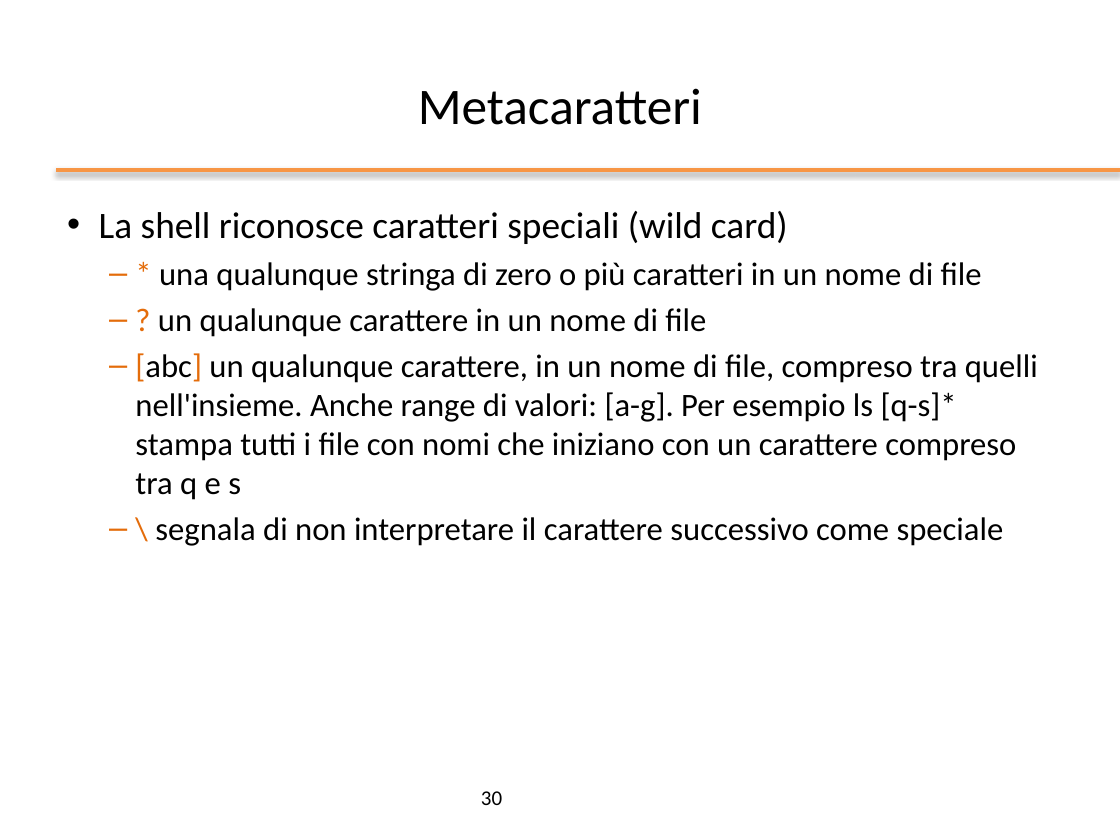
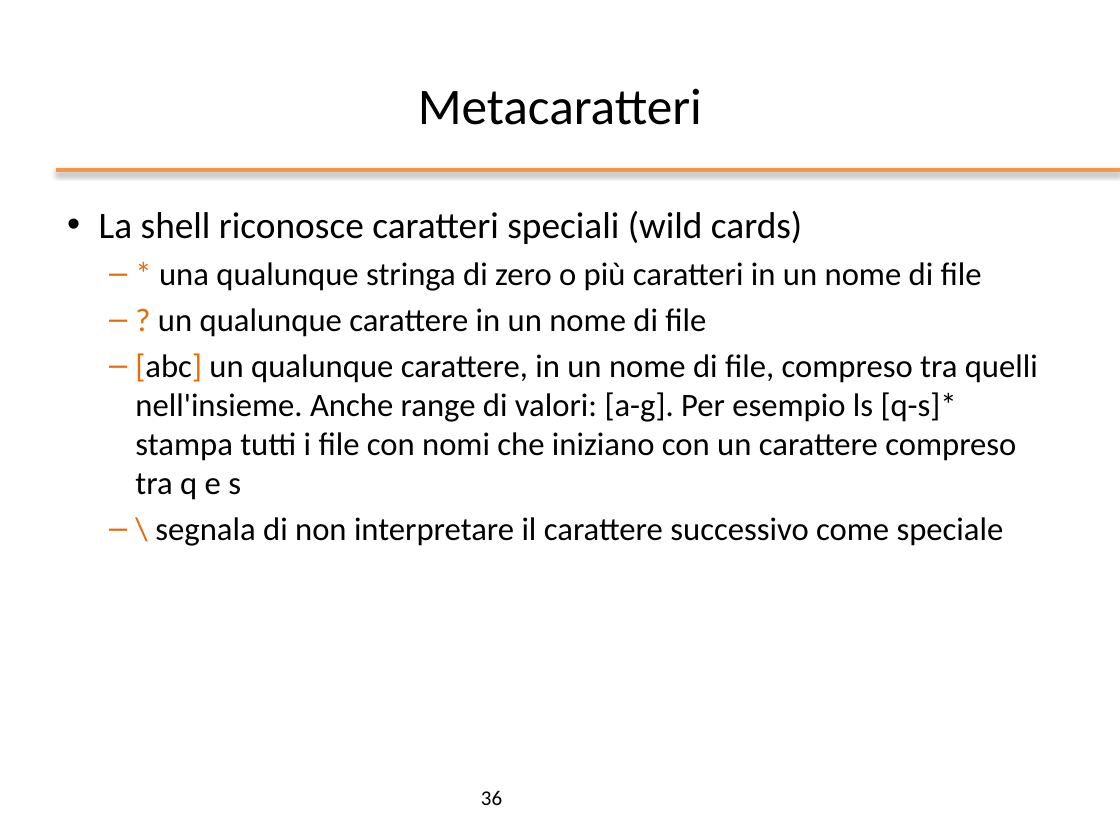
Before and after one commit to nbicocchi/operatingsystemsbsc, a slide deck: slide 36 of slides/ppt/02_Bash Basics.pptx (slide 30 before the commit). Drawn at 1120x840 pixels with LibreOffice and Linux fonts; fonts in the diff are those of the drawing; background and template pictures are left out. Boxes give left, top, right and bottom in pixels: in the first picture for what was removed or moved away, otherwise in the second. Text is boxed around its words. In the diff, an @@ line names an element or a change of style, - is before the commit and + after.

```diff
--- a/slides/ppt/02_Bash Basics.pptx
+++ b/slides/ppt/02_Bash Basics.pptx
@@ text at box(99, 211, 802, 244): text changed @@
-• La shell riconosce caratteri speciali (wild card)
+• La shell riconosce caratteri speciali (wild cards)
@@ page number at box(481, 790, 502, 805): text changed @@
-30
+36
```
Also in this commit, not shown: 20 other slides changed, 6 slides added, 3 other files.
